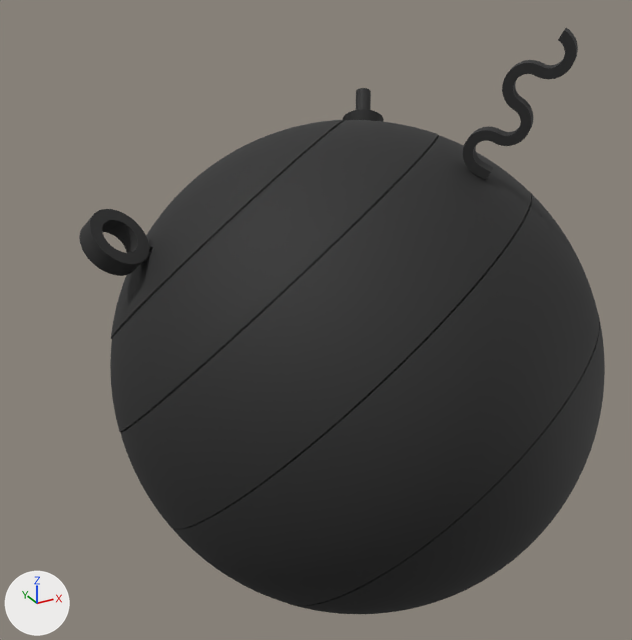
Before and after pictures for a commit that changed the glTF model BALL.glb.
Camera for both pictures: a 50 mm camera at (-5.68, -9.25, 8.29) aimed at (-0.38, 0.39, 3.46). The axes (+X, +Y, +Z) are drawn at lower left. The lights are the same throughout. The picture after the commit comes second. Both versions are drawn at frame 2732 of the action 'Animation'; the numbers are the values there.

The older version as bpy lines, for what is in view:
```python
me_ball_001 = bpy.data.meshes.new('BALL.001')
me_ball_001.from_pydata(...)  # 6231 vertices, 12460 faces; spans x -3.26..3.27, y -3.26..3.26, z 1.78..3.5
me_ball_001.materials.append(mat_material_001)  # black #262626
me_ball_002 = bpy.data.meshes.new('BALL.002')
me_ball_002.from_pydata(...)  # 6865 vertices, 13746 faces; spans x -3.25..3.26, y -4.74..3.25, z 3.35..4.88
me_ball_002.materials.append(mat_material_001)  # black #262626
me_ball_005 = bpy.data.meshes.new('BALL.005')
me_ball_005.from_pydata(...)  # 8174 vertices, 16230 faces; spans x -2.87..2.88, y -2.88..2.88, z 3.74..6.07
me_ball_005.materials.append(mat_material_001)  # black #262626
me_ball_006 = bpy.data.meshes.new('BALL.006')
me_ball_006.from_pydata(...)  # 8373 vertices, 16750 faces; spans x -2.12..2.14, y -2.13..2.13, z 5.56..6.92
me_ball_006.materials.append(mat_material_001)  # black #262626
ob_ball_001 = bpy.data.objects.new('BALL.001', me_ball_001)
ob_ball_001.parent = ob_a
ob_ball_001.location = (0.0, 0.0, 0.0)
ob_ball_002 = bpy.data.objects.new('BALL.002', me_ball_002)
ob_ball_002.parent = ob_a
ob_ball_002.location = (0.0, 0.0, 0.0)
ob_ball_002.rotation_euler = (0.0, 0.0, 1.716)  # degrees (0, 0, 98)
ob_ball_005 = bpy.data.objects.new('BALL.005', me_ball_005)
ob_ball_005.parent = ob_a
ob_ball_005.location = (0.0, 0.0, 0.0)
ob_ball_005.rotation_euler = (0.0, 0.0, 1.744)  # degrees (0, 0, 100)
ob_ball_006 = bpy.data.objects.new('BALL.006', me_ball_006)
ob_ball_006.parent = ob_a
ob_ball_006.location = (0.0, 0.0, 0.0)
ob_ball_006.rotation_euler = (0.0, 0.0, -1.412)  # degrees (0, 0, -81)
# also in view: 'BALL' at (0.76, -0.77, 1.93)
```
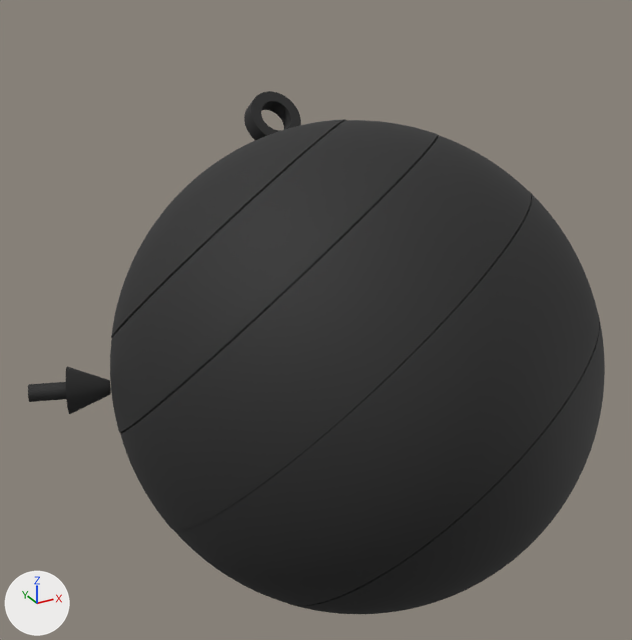
Location of each change, [x1, y1, x2, y2] in pixels of the pictures (632 x 640 px):
'BALL.002', turned: before [120, 28, 578, 529]; after [120, 135, 531, 530]
'BALL.005', turned: before [110, 88, 438, 432]; after [28, 120, 438, 433]
'BALL.006', turned: before [79, 120, 345, 339]; after [111, 91, 346, 338]

Diff of the bpy script that builds the scene:
```diff
--- a/BALL.glb.py
+++ b/BALL.glb.py
@@ ob_ball_002 @@
 ob_ball_002.location = (0.0, 0.0, 0.0)
-ob_ball_002.rotation_euler = (0.0, 0.0, 1.716)  # degrees (0, 0, 98)
+ob_ball_002.rotation_euler = (0.0, 0.0, -1.717)  # degrees (0, 0, -98)
@@ ob_ball_005 @@
 ob_ball_005.location = (0.0, 0.0, 0.0)
-ob_ball_005.rotation_euler = (0.0, 0.0, 1.744)  # degrees (0, 0, 100)
+ob_ball_005.rotation_euler = (0.0, 0.0, -1.751)  # degrees (0, 0, -100)
@@ ob_ball_006 @@
 ob_ball_006.location = (0.0, 0.0, 0.0)
-ob_ball_006.rotation_euler = (0.0, 0.0, -1.412)  # degrees (0, 0, -81)
+ob_ball_006.rotation_euler = (0.0, 0.0, 1.337)  # degrees (0, 0, 77)
```
